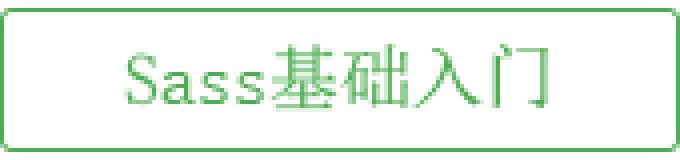
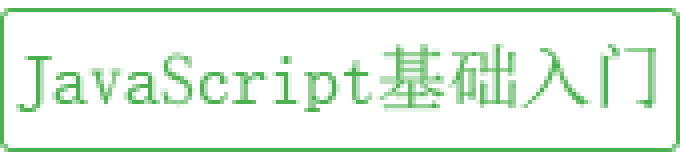
Before/after of a 680×160 layered artwork. What changed in the layer stack:
renamed "Sass基础入门" to "JavaScript基础入门", painted on it over left=16, top=44, right=656, bottom=112
